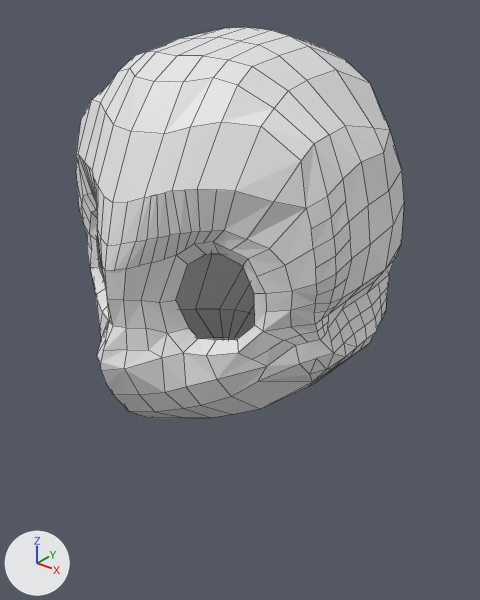
Before and after pictures for a commit that changed the Blender file Art Folder/NPC_base.blend.
Camera for both pictures: a 50 mm lens placed at (2.3, -2.69, 4.68), pointed at (-0.03, 0.22, 2.88). Lighting does not change. The marker at lower left points along +X, +Y and +Z. Mesh edges are drawn as thin lines.
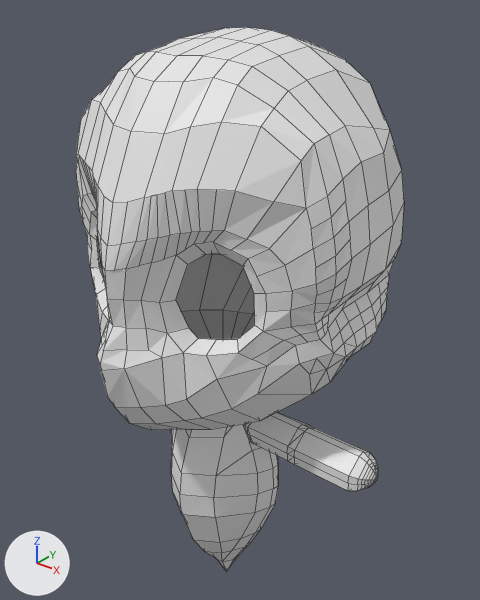
Boxes [x1, y1, x2, y2] around the edits, measured in the pictures (480 x 600 px):
'Plane', reshaped (39% taller): before [76, 27, 404, 418]; after [76, 27, 404, 572]
part 1 of me_plane, built on: before [100, 254, 364, 418]; after [98, 254, 378, 572]

Edits to the bpy script that builds the scene:
```text
Change me_plane:
    used by ob_plane; location = (0.0, 0.0, 2.82); rotation_euler = (0.0, 1.571, 1.571), in degrees (0, 90, 90); scale = (0.13, 0.2, 1.0)
    remove me_plane.from_pydata(...)  # 295 vertices, 258 faces; spans x -12.5..3.3, y 0.0..4.7, z -0.9..1.0
    add me_plane.from_pydata(...)  # 483 vertices, 462 faces; spans x -12.5..16.0, y 0.0..5.5, z -0.9..1.0
    me_plane part 1
    26 vertices are removed from x -0.1..3.3, y 0.0..3.4, z -0.9..0.2
    32 faces are deleted
    14 vertices in x -0.3..2.3, y 0.0..4.1, z -0.7..0.2 move by (0.6, 0.0, 0.0)
    12 vertices move from x 0.5..2.7, y 0.0..3.3, z -0.9..0.5 to x 0.5..3.4, y 0.0..3.4, z -0.9..0.5
    204 vertices are added at x 1.0..16.0, y 0.0..5.5, z -0.8..0.3
    5 new vertices lie (-0.4, -0.1, 0.0) away from vertices in x 4.4..5.2, y 1.3..1.7, z -0.1..0.1
    5 new vertices lie (1.3, 0.0, 0.0) away from vertices in x 6.8..8.0, y 0.0..2.1, z -0.4..0.2
    236 new faces join them
```
